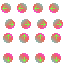
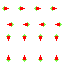
Comparing the layer stacks of the two w=64, h=64 images. Changes:
added layer "projectile" in group "enemyStd" over bbox(4, 7, 60, 60)
hid "base" over bbox(1, 3, 63, 63)
